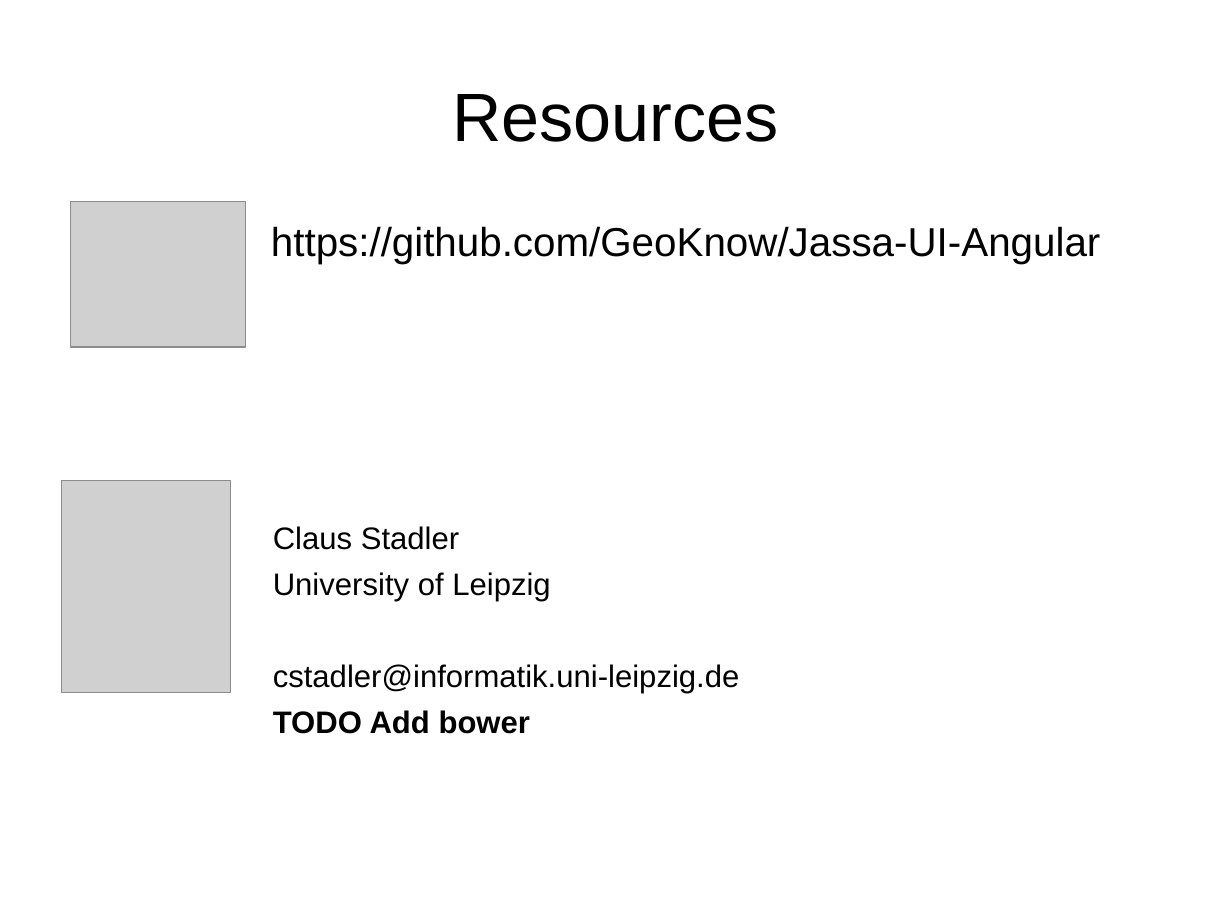
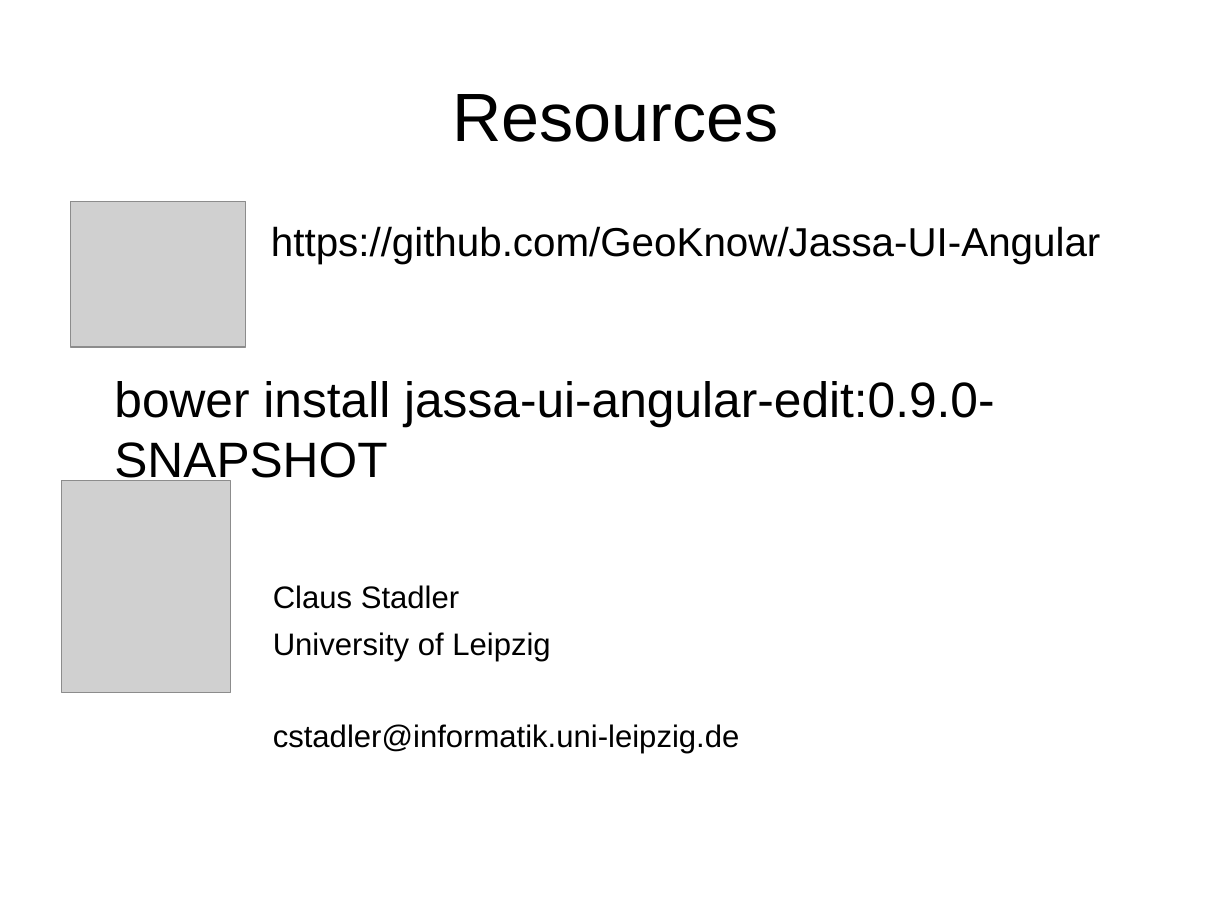
Before and after one commit to SmartDataAnalytics/Jassa-UI-Angular, a slide deck: slide 14 of jassa-ui-angular-edit/slides/short-presentation.odp. Drawn at 1232x924 pixels with LibreOffice and Linux fonts; fonts in the diff are those of the drawing; grey boxes stand for pictures. Boxes give left, top, right and bottom in pixels: in the first picture for what was removed or moved away, otherwise in the second. Text is boxed around its words. In the diff, an @@ line names an element or a change of style, - is before the commit and + after.

```diff
--- a/jassa-ui-angular-edit/slides/short-presentation.odp
+++ b/jassa-ui-angular-edit/slides/short-presentation.odp
@@ text at bbox=[114, 381, 995, 487]: paragraph added @@
+bower install jassa-ui-angular-edit:0.9.0-SNAPSHOT
@@ text at bbox=[273, 710, 531, 734]: paragraph removed @@
-      TODO Add bower
```
Also in this commit, not shown: 2 other slides changed, 3 slides added, 3 slides removed.
